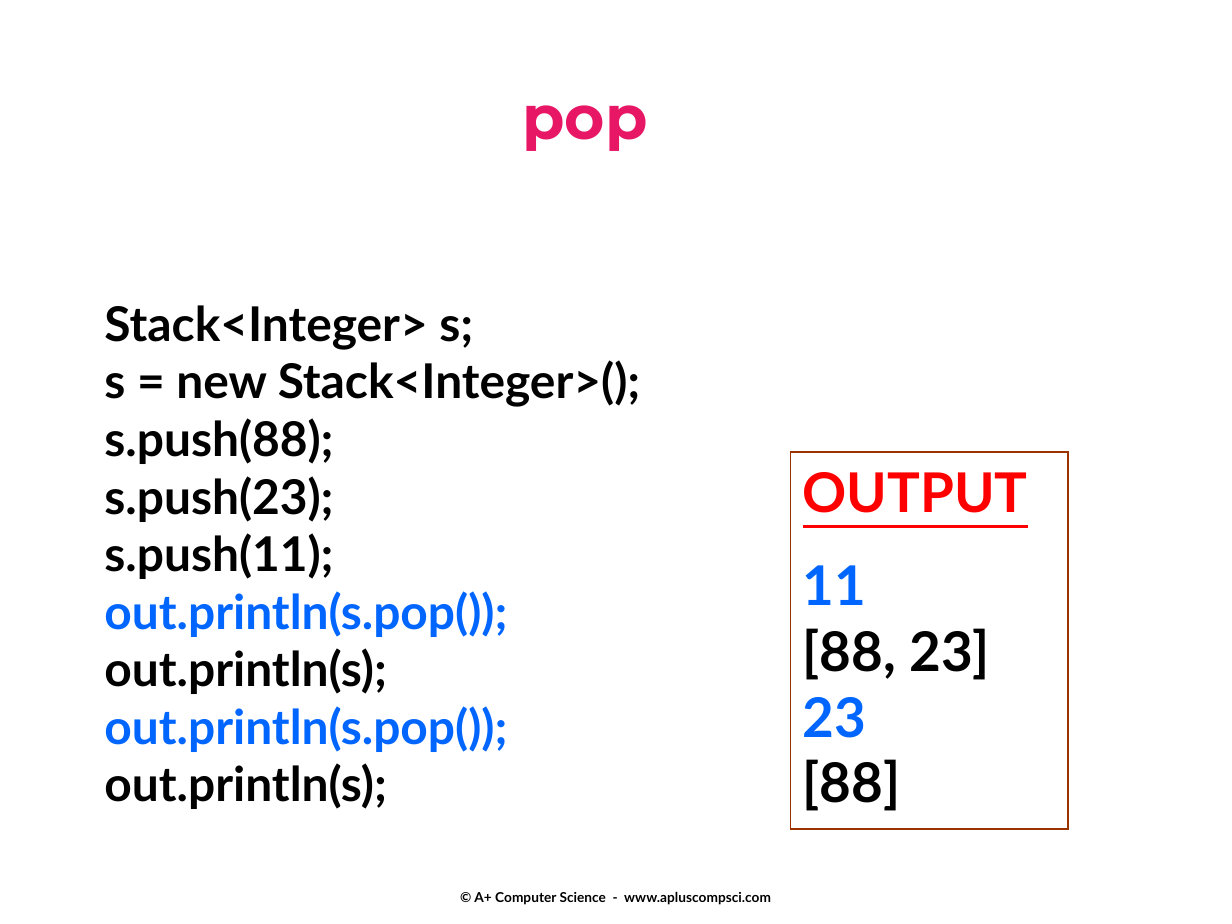
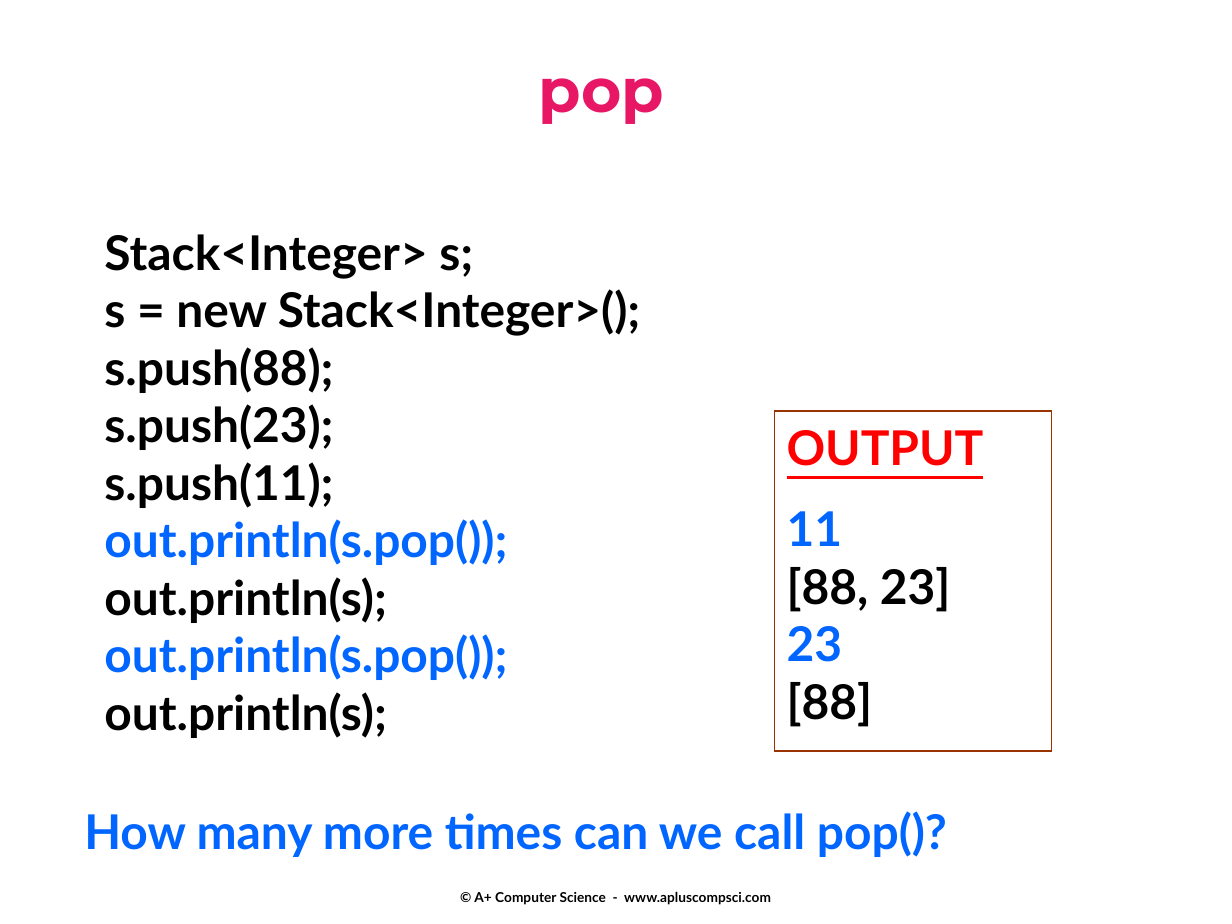
Before and after one commit to Cy-FairCS/cs3, a slide deck: slide 17 of u06b_stacks/notes/13a.stacks.pptx (slide 16 before the commit). Drawn at 1232x924 pixels with LibreOffice and Linux fonts; fonts in the diff are those of the drawing. Boxes give left, top, right and bottom in pixels: in the first picture for what was removed or moved away, otherwise in the second. Text is boxed around its words. In the diff, an @@ line names an element or a change of style, - is before the commit and + after.

```diff
--- a/u06b_stacks/notes/13a.stacks.pptx
+++ b/u06b_stacks/notes/13a.stacks.pptx
@@ text "pop": place and size @@
-text "pop" at <box>522,105,647,151</box>
+text "pop" at <box>539,78,664,124</box>
@@ text "Stack<Integer> s;": place and size @@
-text "Stack<Integer> s;" at <box>104,305,641,809</box>
+text "Stack<Integer> s;" at <box>104,234,641,738</box>
@@ rectangle "OUTPUT": place and size @@
-rectangle "OUTPUT" at <box>791,452,1068,829</box>
+rectangle "OUTPUT" at <box>775,411,1052,752</box>
@@ rectangle "OUTPUT" at <box>775,411,1052,752</box>: size 32 to 28 pt; less space between paragraphs @@
@@ text added at <box>84,811,947,857</box>, 28 pt, text #0066FF, bold @@
+How many more times can we call pop()?
```
Also in this commit, not shown: 3 other slides changed, 2 slides added.
